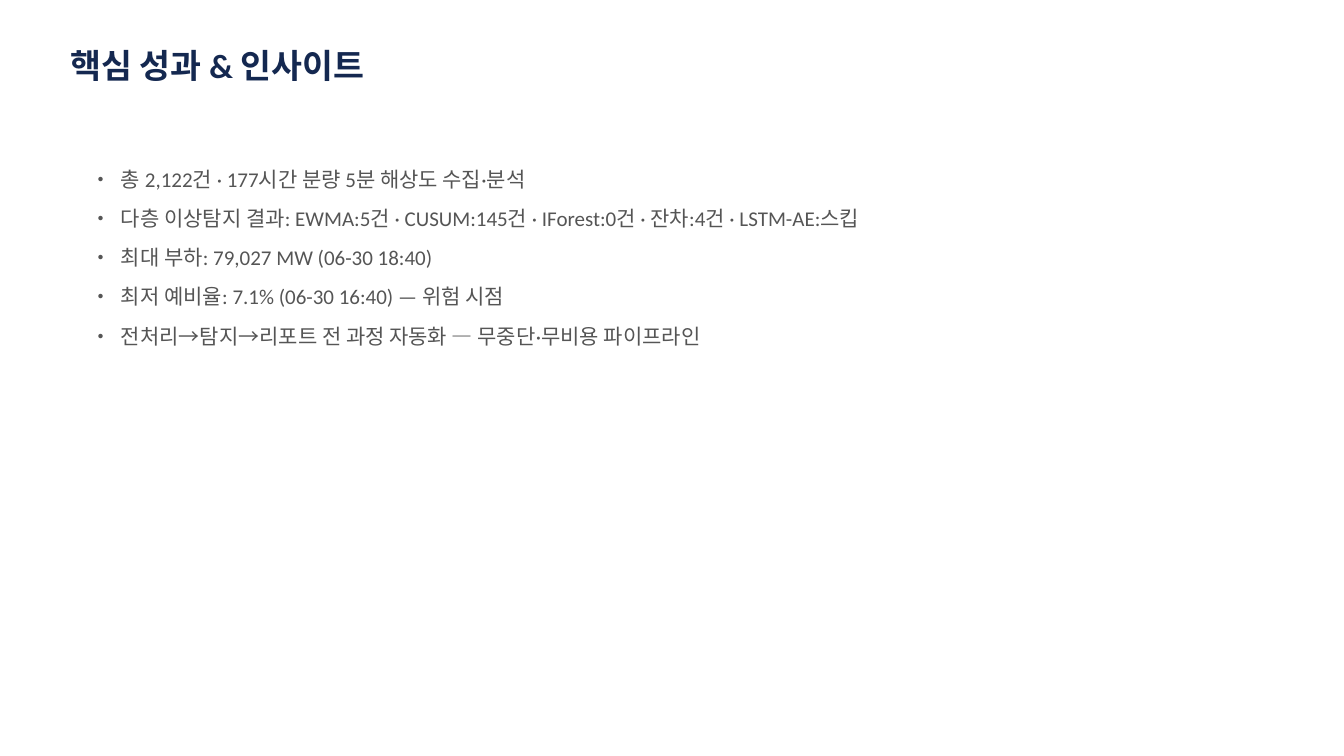
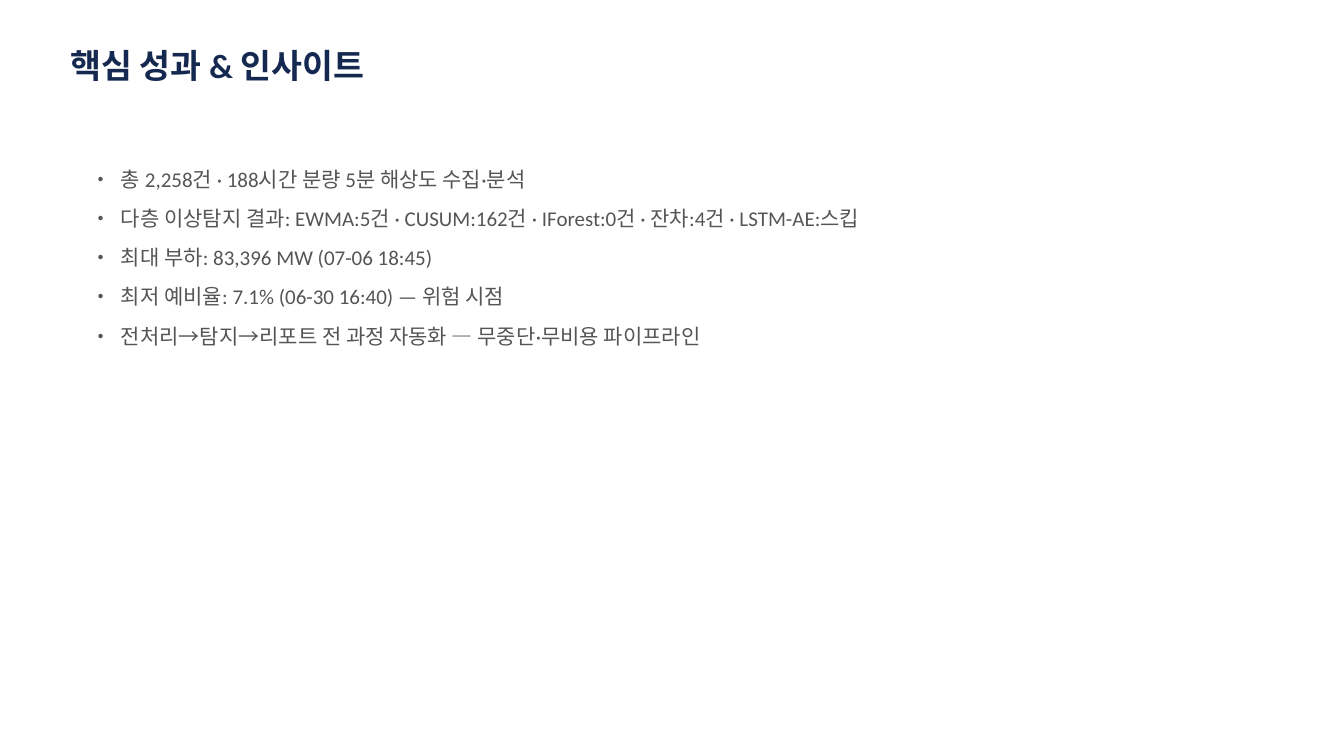
Before and after one commit to robinho0329/power-grid-anomaly-monitor, a slide deck: slide 9 of reports/portfolio/2026-07-06.pptx. Drawn at 1344x756 pixels with LibreOffice and Linux fonts; fonts in the diff are those of the drawing. Boxes give left, top, right and bottom in pixels: in the first picture for what was removed or moved away, otherwise in the second. Text is boxed around its words. In the diff, an @@ line names an element or a change of style, - is before the commit and + after.

```diff
--- a/reports/portfolio/2026-07-06.pptx
+++ b/reports/portfolio/2026-07-06.pptx
@@ text at (121, 169, 859, 268): text changed @@
-• 총 2,122건 · 177시간 분량 5분 해상도 수집·분석
-• 다층 이상탐지 결과: EWMA:5건 · CUSUM:145건 · IForest:0건 · 잔차:4건 · LSTM-AE:스킵
-• 최대 부하: 79,027 MW (06-30 18:40)
+• 총 2,258건 · 188시간 분량 5분 해상도 수집·분석
+• 다층 이상탐지 결과: EWMA:5건 · CUSUM:162건 · IForest:0건 · 잔차:4건 · LSTM-AE:스킵
+• 최대 부하: 83,396 MW (07-06 18:45)
```
Also in this commit, not shown: 1 other slide changed, 1 other file.
